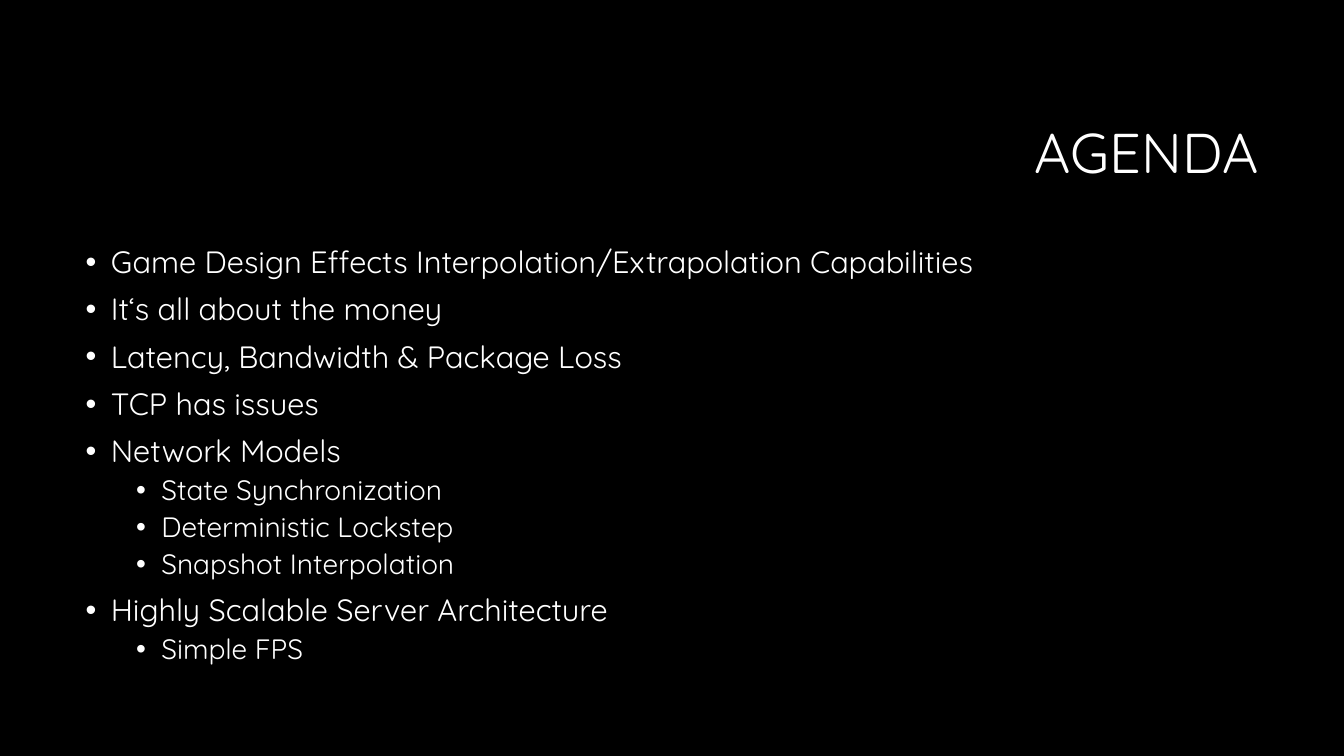
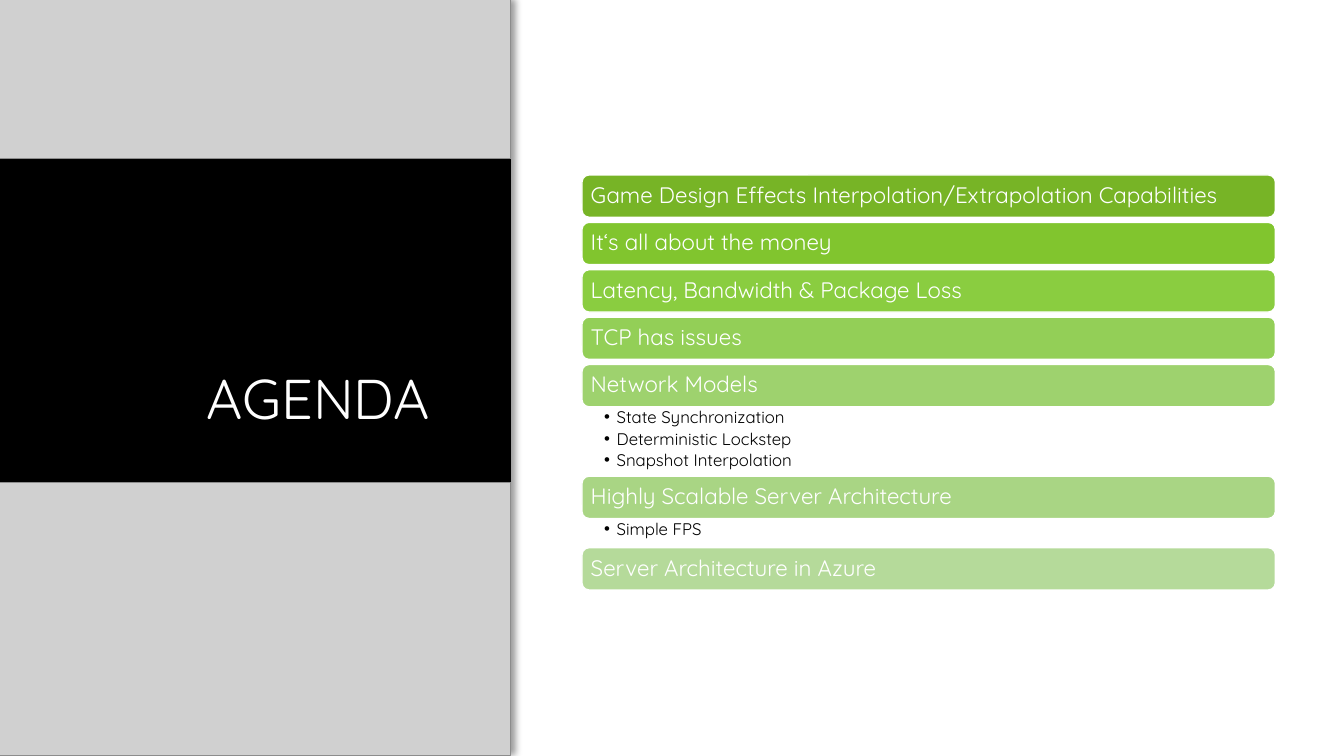
Before and after one commit to KDSBest/MIGS2017, a slide deck: slide 4 of Presentation/Developing Real-Time multiplayer games.pptx. Drawn at 1344x756 pixels with LibreOffice and Linux fonts; fonts in the diff are those of the drawing; grey boxes stand for pictures; background and template pictures are left out. Boxes give left, top, right and bottom in pixels: in the first picture for what was removed or moved away, otherwise in the second. Text is boxed around its words. In the diff, an @@ line names an element or a change of style, - is before the commit and + after.

Commit message:
Complete Presentation

```diff
--- a/Presentation/Developing Real-Time multiplayer games.pptx
+++ b/Presentation/Developing Real-Time multiplayer games.pptx
@@ background #000000 to #FFFFFF @@
@@ rectangle added at [0, 0, 511, 756], fill #000000 @@
@@ picture added at [0, 0, 511, 159] @@
@@ title "AGENDA": place and size @@
-title "AGENDA" at [1035, 133, 1258, 174]
+title "AGENDA" at [207, 379, 430, 420]
@@ text removed at [111, 248, 973, 665] @@
-• Game Design Effects Interpolation/Extrapolation Capabilities
-• It‘s all about the money
-• Latency, Bandwidth & Package Loss
-• TCP has issues
-• Network Models
-  • State Synchronization
-  • Deterministic Lockstep
-  • Snapshot Interpolation
-• Highly Scalable Server Architecture
-  • Simple FPS
@@ picture added at [0, 482, 511, 756] @@
@@ group added at [582, 175, 1275, 590]: 9 texts, 7 rounded rectangles @@
+Game Design Effects Interpolation/Extrapolation Capabilities
+It‘s all about the money
+Latency, Bandwidth & Package Loss
+TCP has issues
+Network Models
+  • State Synchronization
+  • Deterministic Lockstep
+  • Snapshot Interpolation
+Highly Scalable Server Architecture
+  • Simple FPS
+Server Architecture in Azure
```
Also in this commit, not shown: 7 other slides changed, 1 slide added.
